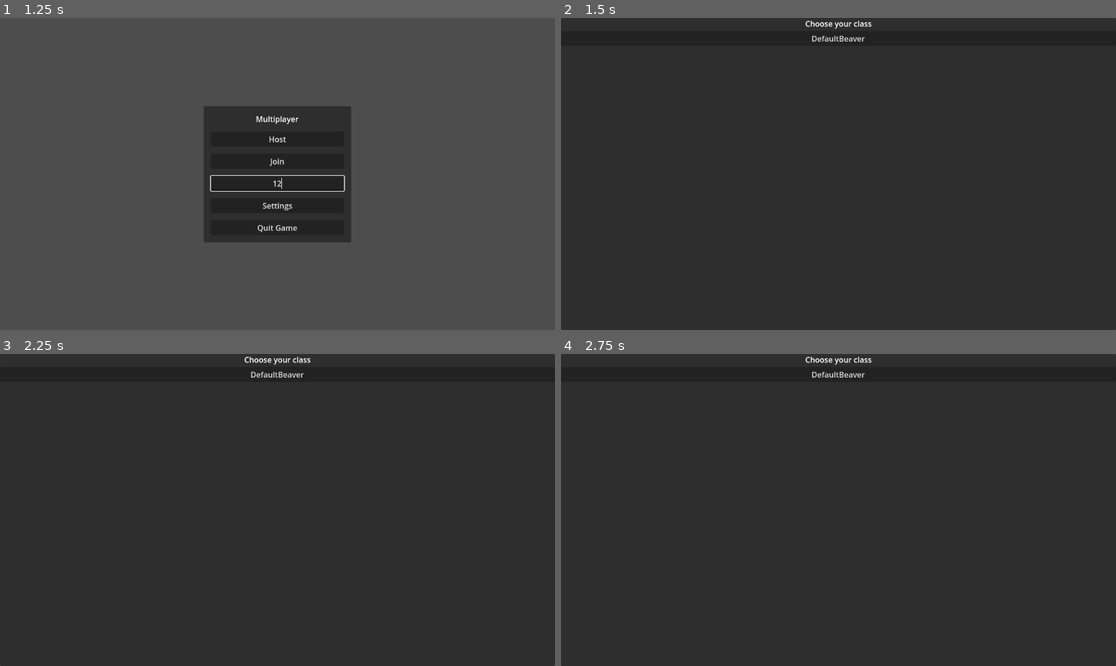
Above: before the commit, frames 1-4 (two rows, left to right).
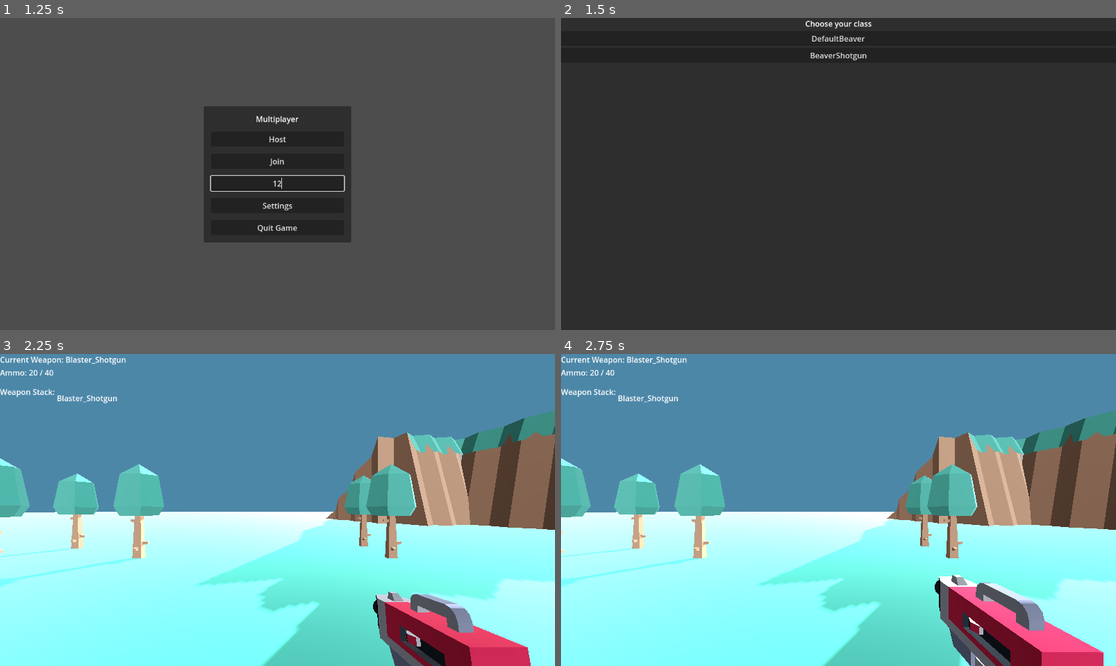
Above: after the commit, the same moments.

Repository: CT-Inc/beaverdev
Game: Godot game, scene res://Scenes/Main.tscn
Two runs of this game, one before a commit and one after it. Both use one fixed random seed, a clock stepped at 60 frames per second and the inputs below.
Inputs (mouse positions are in pixels of both pictures, inside the frame that each line leads up to):
- Up to frame 1 (1.25 s): click (277, 183) at 0.52 s; type "12" at 0.6 s
- Up to frame 2 (1.5 s): click "Host" at 1.25 s
- Up to frame 3 (2.25 s): click (277, 391) at 2 s, where only the run after the commit has a clickable "BeaverShotgun"
- Up to frame 4 (2.75 s): no input

Frame 1 is identical in both runs. In frame 2, less than 0.1% of the frame differs, in the area x 44-56%, y 11-14%; in frame 3, 100%; in frame 4, 100%, in the area x 0-100%, y 0-100%.

Commit message:
new shotgun and class
new shotgun scene and beaver shotgun class

Diff:
--- a/Scripts/Settings (GUIs)/ClassSelectionMenu.tscn
+++ b/Scenes/ClassSelectionMenu.tscn
@@ -31,3 +31,8 @@
 [node name="DefaultBeaver_Button" type="Button" parent="PanelContainer/VBoxContainer"]
 layout_mode = 2
 text = "DefaultBeaver"
+
+[node name="BeaverShotgun_Button" type="Button" parent="PanelContainer/VBoxContainer"]
+layout_mode = 2
+text = "BeaverShotgun
+"
--- /dev/null
+++ b/Scenes/Guns/Blaster_Shotgun.tscn
@@ -0,0 +1,7 @@
+[gd_scene load_steps=2 format=3 uid="uid://bmjhxo45lqgrj"]
+
+[ext_resource type="PackedScene" uid="uid://ddo0f10oy6d6h" path="res://Objects/Gun/blasterB.glb" id="1_8vmmw"]
+
+[node name="blasterB2" instance=ExtResource("1_8vmmw")]
+
+[node name="RayCast3D" type="RayCast3D" parent="." index="1"]
--- a/Scenes/Player.tscn
+++ b/Scenes/Player.tscn
@@ -1,12 +1,14 @@
-[gd_scene load_steps=23 format=3 uid="uid://car5o216tw28j"]
+[gd_scene load_steps=30 format=3 uid="uid://car5o216tw28j"]
 
 [ext_resource type="Script" path="res://Scripts/Player/Player.gd" id="1_u3g2h"]
-[ext_resource type="PackedScene" uid="uid://dfnji12pv1ern" path="res://Scenes/Rifle.tscn" id="2_c7bsb"]
 [ext_resource type="Script" path="res://Scripts/Weapons/Weapons_Manager.gd" id="2_jli8k"]
 [ext_resource type="Script" path="res://Scripts/Settings (GUIs)/HUD.gd" id="2_n8aej"]
 [ext_resource type="Resource" uid="uid://cwj06778101um" path="res://Weapon Resources/Rifle.tres" id="3_i24px"]
-[ext_resource type="PackedScene" uid="uid://b1soh3ki3bxkw" path="res://Scenes/blaster_AR.tscn" id="4_e6jd8"]
 [ext_resource type="Resource" uid="uid://g4k6htvtw1v0" path="res://Weapon Resources/Blaster_AR.tres" id="4_yfv0j"]
+[ext_resource type="PackedScene" uid="uid://dfnji12pv1ern" path="res://Scenes/Guns/Rifle.tscn" id="6_al52a"]
+[ext_resource type="Resource" uid="uid://ctcya7038muid" path="res://Weapon Resources/Blaster_Shotgun.tres" id="6_fspqd"]
+[ext_resource type="PackedScene" uid="uid://b1soh3ki3bxkw" path="res://Scenes/Guns/blaster_AR.tscn" id="7_lmmfa"]
+[ext_resource type="PackedScene" uid="uid://bmjhxo45lqgrj" path="res://Scenes/Guns/Blaster_Shotgun.tscn" id="8_dlg1i"]
 
 [sub_resource type="CapsuleMesh" id="CapsuleMesh_mmfmj"]
 
@@ -263,6 +265,42 @@
 "update": 1,
 "values": [false]
 }
+tracks/7/type = "value"
+tracks/7/imported = false
+tracks/7/enabled = true
+tracks/7/path = NodePath("FPS_Rig/Blaster_Shotgun:visible")
+tracks/7/interp = 1
+tracks/7/loop_wrap = true
+tracks/7/keys = {
+"times": PackedFloat32Array(0),
+"transitions": PackedFloat32Array(1),
+"update": 1,
+"values": [false]
+}
+tracks/8/type = "value"
+tracks/8/imported = false
+tracks/8/enabled = true
+tracks/8/path = NodePath("FPS_Rig/Blaster_Shotgun:rotation")
+tracks/8/interp = 1
+tracks/8/loop_wrap = true
+tracks/8/keys = {
+"times": PackedFloat32Array(0),
+"transitions": PackedFloat32Array(1),
+"update": 0,
+"values": [Vector3(0, 0, 5.63725e-11)]
+}
+tracks/9/type = "value"
+tracks/9/imported = false
+tracks/9/enabled = true
+tracks/9/path = NodePath("FPS_Rig/Blaster_Shotgun:position")
+tracks/9/interp = 1
+tracks/9/loop_wrap = true
+tracks/9/keys = {
+"times": PackedFloat32Array(0),
+"transitions": PackedFloat32Array(1),
+"update": 0,
+"values": [Vector3(0, 0, 0)]
+}
 
 [sub_resource type="Animation" id="Animation_b1ew0"]
 resource_name = "Rifle Activate"
@@ -428,6 +466,173 @@
 "values": [Vector3(0.0562436, 1.18531, -0.140154), Vector3(0.056, 1.185, -0.1), Vector3(0.056, 1.185, -0.14)]
 }
 
+[sub_resource type="Animation" id="Animation_4l5q7"]
+resource_name = "Blaster_Shotgun Activate"
+length = 0.2
+tracks/0/type = "value"
+tracks/0/imported = false
+tracks/0/enabled = true
+tracks/0/path = NodePath("FPS_Rig/Blaster_Shotgun:rotation")
+tracks/0/interp = 1
+tracks/0/loop_wrap = true
+tracks/0/keys = {
+"times": PackedFloat32Array(0, 0.1, 0.2),
+"transitions": PackedFloat32Array(1, 1, 1),
+"update": 0,
+"values": [Vector3(3.48787e-16, 3.14159, 0.0139626), Vector3(0.518363, 3.14159, 0.015708), Vector3(3.48787e-16, 3.14159, 0.0139626)]
+}
+tracks/1/type = "value"
+tracks/1/imported = false
+tracks/1/enabled = true
+tracks/1/path = NodePath("FPS_Rig/Blaster_Shotgun:position")
+tracks/1/interp = 1
+tracks/1/loop_wrap = true
+tracks/1/keys = {
+"times": PackedFloat32Array(0, 0.1, 0.2),
+"transitions": PackedFloat32Array(1, 1, 1),
+"update": 0,
+"values": [Vector3(0, 0, 0), Vector3(0.00750366, 1.0748, 0), Vector3(0.00832003, 1.19173, 0)]
+}
+tracks/2/type = "value"
+tracks/2/imported = false
+tracks/2/enabled = true
+tracks/2/path = NodePath("FPS_Rig/Blaster_Shotgun:visible")
+tracks/2/interp = 1
+tracks/2/loop_wrap = true
+tracks/2/keys = {
+"times": PackedFloat32Array(0, 0.1),
+"transitions": PackedFloat32Array(1, 1),
+"update": 1,
+"values": [false, true]
+}
+
+[sub_resource type="Animation" id="Animation_c68n7"]
+resource_name = "Blaster_Shotgun Deactivate"
+length = 0.3
+tracks/0/type = "value"
+tracks/0/imported = false
+tracks/0/enabled = true
+tracks/0/path = NodePath("FPS_Rig/Blaster_Shotgun:position")
+tracks/0/interp = 1
+tracks/0/loop_wrap = true
+tracks/0/keys = {
+"times": PackedFloat32Array(0, 0.2, 0.3),
+"transitions": PackedFloat32Array(1, 1, 1),
+"update": 0,
+"values": [Vector3(0.00832003, 1.19173, 0), Vector3(0.00750458, 1.07492, 0), Vector3(0.00173661, 0.248734, 0)]
+}
+tracks/1/type = "value"
+tracks/1/imported = false
+tracks/1/enabled = true
+tracks/1/path = NodePath("FPS_Rig/Blaster_Shotgun:rotation")
+tracks/1/interp = 1
+tracks/1/loop_wrap = true
+tracks/1/keys = {
+"times": PackedFloat32Array(0, 0.2, 0.3),
+"transitions": PackedFloat32Array(1, 1, 1),
+"update": 0,
+"values": [Vector3(3.48787e-16, 3.14159, 0.0139626), Vector3(0.466003, 3.12414, 0.0139626), Vector3(-0.0102447, 3.14152, 0.013963)]
+}
+tracks/2/type = "value"
+tracks/2/imported = false
+tracks/2/enabled = true
+tracks/2/path = NodePath("FPS_Rig/Blaster_Shotgun:visible")
+tracks/2/interp = 1
+tracks/2/loop_wrap = true
+tracks/2/keys = {
+"times": PackedFloat32Array(0, 0.3),
+"transitions": PackedFloat32Array(1, 1),
+"update": 1,
+"values": [true, false]
+}
+
+[sub_resource type="Animation" id="Animation_8v7qd"]
+resource_name = "Blaster_Shotgun Shoot"
+length = 0.4
+step = 0.05
+tracks/0/type = "value"
+tracks/0/imported = false
+tracks/0/enabled = true
+tracks/0/path = NodePath("FPS_Rig/Blaster_Shotgun:position")
+tracks/0/interp = 1
+tracks/0/loop_wrap = true
+tracks/0/keys = {
+"times": PackedFloat32Array(0, 0.2, 0.4),
+"transitions": PackedFloat32Array(1, 1, 1),
+"update": 0,
+"values": [Vector3(0.00832003, 1.19173, 0), Vector3(0.0087083, 1.24735, 0.182024), Vector3(0.00832003, 1.19173, 0)]
+}
+tracks/1/type = "value"
+tracks/1/imported = false
+tracks/1/enabled = true
+tracks/1/path = NodePath("FPS_Rig/Blaster_Shotgun:rotation")
+tracks/1/interp = 1
+tracks/1/loop_wrap = true
+tracks/1/keys = {
+"times": PackedFloat32Array(0, 0.2, 0.4),
+"transitions": PackedFloat32Array(1, 1, 1),
+"update": 0,
+"values": [Vector3(3.48787e-16, 3.14159, 0.0139626), Vector3(-0.620779, 3.1366, 0.0155639), Vector3(3.48787e-16, 3.14159, 0.0139626)]
+}
+
+[sub_resource type="Animation" id="Animation_4krob"]
+resource_name = "Blaster_Shotgun Reload"
+length = 0.4
+step = 0.05
+tracks/0/type = "value"
+tracks/0/imported = false
+tracks/0/enabled = true
+tracks/0/path = NodePath("FPS_Rig/Blaster_Shotgun:position")
+tracks/0/interp = 1
+tracks/0/loop_wrap = true
+tracks/0/keys = {
+"times": PackedFloat32Array(0, 0.2),
+"transitions": PackedFloat32Array(1, 1),
+"update": 0,
+"values": [Vector3(0.00832003, 1.19173, 0), Vector3(0.00832003, 1.19173, 0)]
+}
+tracks/1/type = "value"
+tracks/1/imported = false
+tracks/1/enabled = true
+tracks/1/path = NodePath("FPS_Rig/Blaster_Shotgun:rotation")
+tracks/1/interp = 1
+tracks/1/loop_wrap = true
+tracks/1/keys = {
+"times": PackedFloat32Array(0, 0.2, 0.4),
+"transitions": PackedFloat32Array(1, 1, 1),
+"update": 0,
+"values": [Vector3(3.48787e-16, 3.14159, 0.0139626), Vector3(-0.710223, 3.09871, 0.660441), Vector3(3.48787e-16, 3.14159, 0.0139626)]
+}
+
+[sub_resource type="Animation" id="Animation_p0xnj"]
+resource_name = "Blaster_Shotgun OOA"
+length = 0.4
+step = 0.05
+tracks/0/type = "value"
+tracks/0/imported = false
+tracks/0/enabled = true
+tracks/0/path = NodePath("FPS_Rig/Blaster_Shotgun:position")
+tracks/0/interp = 1
+tracks/0/loop_wrap = true
+tracks/0/keys = {
+"times": PackedFloat32Array(0),
+"transitions": PackedFloat32Array(1),
+"update": 0,
+"values": [Vector3(0.00832003, 1.19173, 0)]
+}
+tracks/1/type = "value"
+tracks/1/imported = false
+tracks/1/enabled = true
+tracks/1/path = NodePath("FPS_Rig/Blaster_Shotgun:rotation")
+tracks/1/interp = 1
+tracks/1/loop_wrap = true
+tracks/1/keys = {
+"times": PackedFloat32Array(0, 0.15, 0.3, 0.4),
+"transitions": PackedFloat32Array(1, 1, 1, 1),
+"update": 0,
+"values": [Vector3(3.48787e-16, 3.14159, 0.0139626), Vector3(3.48787e-16, 3.14159, -0.58294), Vector3(3.48787e-16, 3.14159, 0.464258), Vector3(3.48787e-16, 3.14159, 0.0139626)]
+}
+
 [sub_resource type="AnimationLibrary" id="AnimationLibrary_8jffx"]
 _data = {
 "Blaster_AR Activate": SubResource("Animation_niwau"),
@@ -435,6 +640,11 @@
 "Blaster_AR OOA": SubResource("Animation_euath"),
 "Blaster_AR Reload": SubResource("Animation_qbrpt"),
 "Blaster_AR Shoot": SubResource("Animation_4gmmo"),
+"Blaster_Shotgun Activate": SubResource("Animation_4l5q7"),
+"Blaster_Shotgun Deactivate": SubResource("Animation_c68n7"),
+"Blaster_Shotgun OOA": SubResource("Animation_p0xnj"),
+"Blaster_Shotgun Reload": SubResource("Animation_4krob"),
+"Blaster_Shotgun Shoot": SubResource("Animation_8v7qd"),
 "RESET": SubResource("Animation_gggb3"),
 "Rifle Activate": SubResource("Animation_b1ew0"),
 "Rifle Deactivate": SubResource("Animation_5mydt"),
@@ -511,18 +721,22 @@
 [node name="Weapons_Manager" type="Node3D" parent="Head/Camera3D"]
 transform = Transform3D(0.999976, -0.00698126, 0, 0.00698126, 0.999976, 0, 0, 0, 1, 0.379812, -0.34816, -0.534809)
 script = ExtResource("2_jli8k")
-_weapon_resources = Array[Resource("res://Scripts/Weapons/weapon_resource.gd")]([ExtResource("3_i24px"), ExtResource("4_yfv0j")])
+_weapon_resources = Array[Resource("res://Scripts/Weapons/weapon_resource.gd")]([ExtResource("3_i24px"), ExtResource("4_yfv0j"), ExtResource("6_fspqd")])
 Start_Weapons = Array[String](["Rifle", "Blaster_AR"])
 
 [node name="FPS_Rig" type="Node3D" parent="Head/Camera3D/Weapons_Manager"]
 transform = Transform3D(1, 0, 0, 0, 1, 0, 0, 0, 1, -0.0084438, -1.1714, 0)
 
-[node name="Rifle" parent="Head/Camera3D/Weapons_Manager/FPS_Rig" instance=ExtResource("2_c7bsb")]
+[node name="Rifle" parent="Head/Camera3D/Weapons_Manager/FPS_Rig" instance=ExtResource("6_al52a")]
 transform = Transform3D(-0.999975, -0.00698128, 2.53504e-06, -0.00698087, 0.99992, 0.0104718, -7.56415e-05, 0.0104715, -0.999945, 0.0483705, 0.0930744, -0.140154)
 visible = false
 
-[node name="Blaster_AR" parent="Head/Camera3D/Weapons_Manager/FPS_Rig" instance=ExtResource("4_e6jd8")]
+[node name="Blaster_AR" parent="Head/Camera3D/Weapons_Manager/FPS_Rig" instance=ExtResource("7_lmmfa")]
 transform = Transform3D(0.999999, 3.38802e-10, 4.02859e-12, -3.38802e-10, 1, -1.06177e-09, -4.02859e-12, 1.06177e-09, 1, 0, -1.19209e-07, -5.96046e-08)
+visible = false
+
+[node name="Blaster_Shotgun" parent="Head/Camera3D/Weapons_Manager/FPS_Rig" instance=ExtResource("8_dlg1i")]
+transform = Transform3D(0.999998, -5.63723e-11, 0, 5.63724e-11, 0.999997, 0, 0, 0, 1, 0, 0, 0)
 visible = false
 
 [node name="AnimationPlayer" type="AnimationPlayer" parent="Head/Camera3D/Weapons_Manager/FPS_Rig"]
--- /dev/null
+++ b/Scripts/Classes/Shotgun_Beaver.tres
@@ -0,0 +1,10 @@
+[gd_resource type="Resource" script_class="CharacterClass" load_steps=2 format=3 uid="uid://1r6qvt0nm8o2"]
+
+[ext_resource type="Script" path="res://Scripts/Classes/Classes.gd" id="1_3gnvc"]
+
+[resource]
+script = ExtResource("1_3gnvc")
+name = "Shotgun_Beaver"
+health = 100
+speed = 10.0
+start_weapons = Array[String](["Blaster_Shotgun"])
--- a/Scripts/Main.gd
+++ b/Scripts/Main.gd
@@ -16,7 +16,7 @@
 
 #Preload player and the class selection menu scenes
 const Player = preload("res://Scenes/Player.tscn")
-const ClassSelectionMenu = preload("res://Scripts/Settings (GUIs)/ClassSelectionMenu.tscn")
+const ClassSelectionMenu = preload("res://Scenes/ClassSelectionMenu.tscn")
 
 #Define server port and initialize the EnetMultiplayerPeer for networking
 const PORT = 9999
--- a/Scripts/Settings (GUIs)/ClassSelectionMenu.gd
+++ b/Scripts/Settings (GUIs)/ClassSelectionMenu.gd
@@ -4,6 +4,10 @@
 
 func _ready():
 	$PanelContainer/VBoxContainer/DefaultBeaver_Button.connect("pressed", _on_defaultBeaver_button_pressed)
+	$PanelContainer/VBoxContainer/BeaverShotgun_Button.connect("pressed", _on_shotgunBeaver_button_pressed)
 
 func _on_defaultBeaver_button_pressed():
 	emit_signal("class_selected", "Default_Beaver")
+
+func _on_shotgunBeaver_button_pressed():
+	emit_signal("class_selected", "Shotgun_Beaver")
--- /dev/null
+++ b/Weapon Resources/Blaster_Shotgun.tres
@@ -0,0 +1,17 @@
+[gd_resource type="Resource" script_class="Weapon_Resource" load_steps=2 format=3 uid="uid://ctcya7038muid"]
+
+[ext_resource type="Script" path="res://Scripts/Weapons/weapon_resource.gd" id="1_14vk5"]
+
+[resource]
+script = ExtResource("1_14vk5")
+Weapon_Name = "Blaster_Shotgun"
+Activate_Anim = "Blaster_Shotgun Activate"
+Shoot_Anim = "Blaster_Shotgun Shoot"
+Reload_Anim = "Blaster_Shotgun Reload"
+Deactivate_Anim = "Blaster_Shotgun Dectivate"
+Out_of_Ammo_Anim = "Blaster_Shotgun OOA"
+Current_Ammo = 20
+Reserve_Ammo = 40
+Magazine = 120
+Max_Ammo = 20
+Auto_Fire = false
Not shown: 2 places in Scenes/ClassSelectionMenu.tscn that only renumber resources
Renamed: Scenes/Rifle.tscn -> Scenes/Guns/Rifle.tscn
Renamed: Scenes/blaster_AR.tscn -> Scenes/Guns/blaster_AR.tscn
